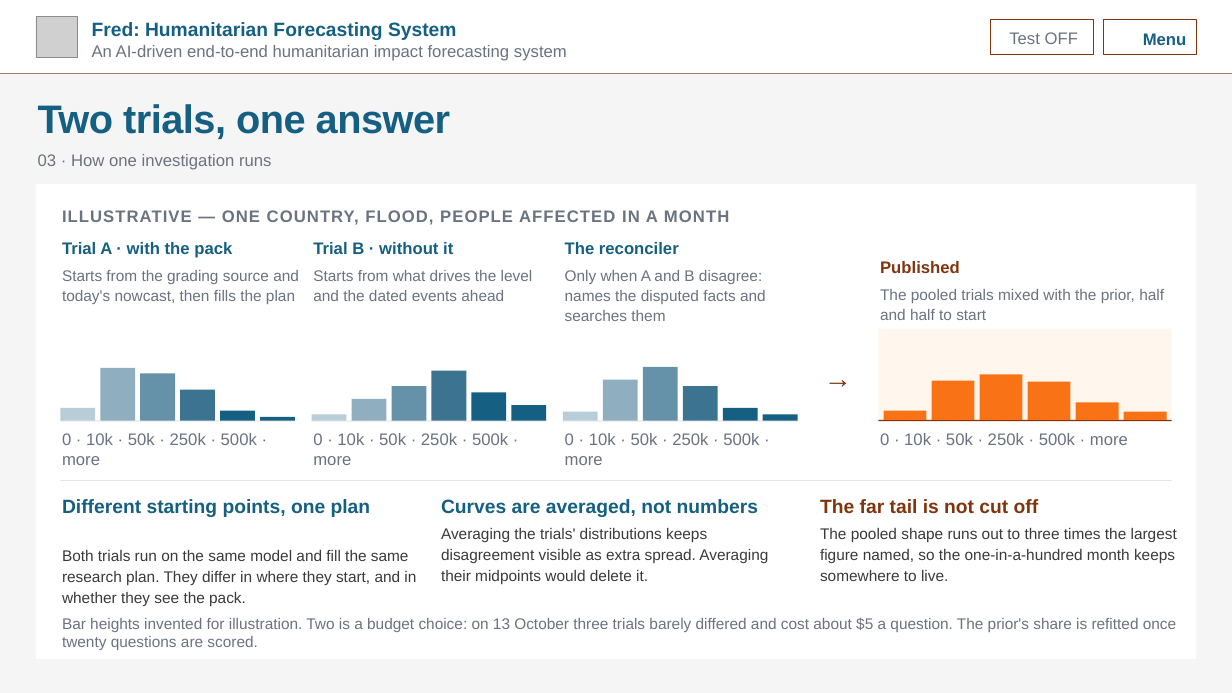
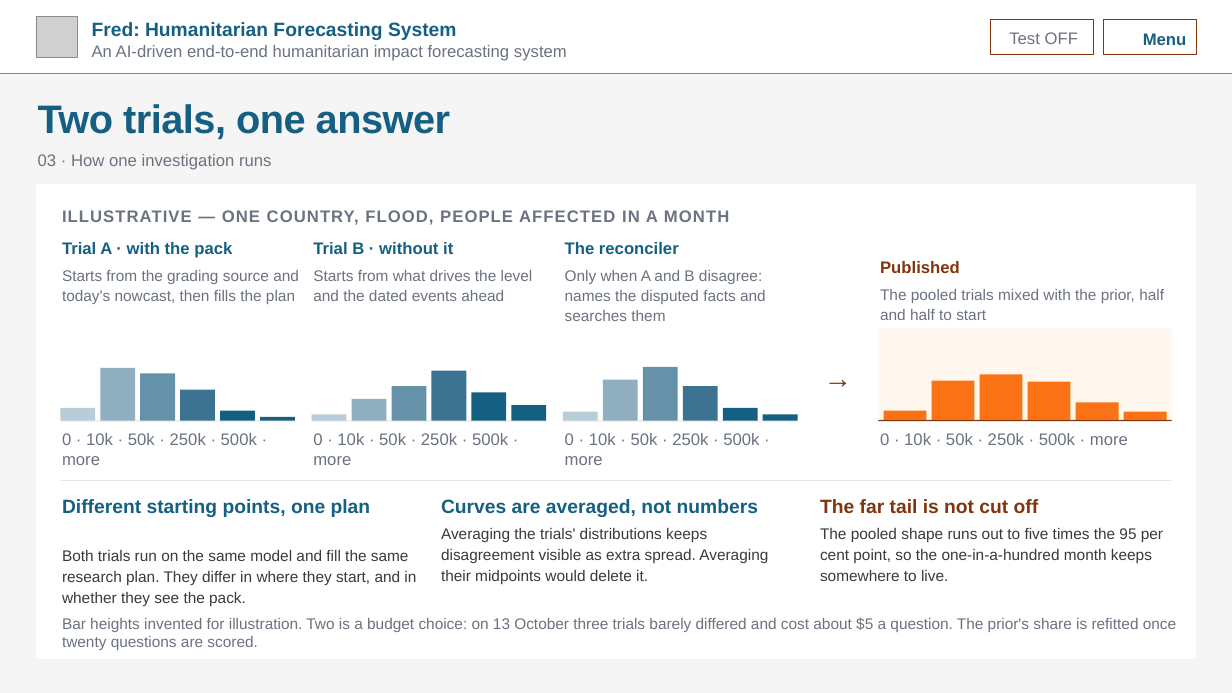
Before and after one commit to kwyjad/Pythia, a slide deck: slide 7 of docs/decks/4_sibyl.pptx. Drawn at 1232x693 pixels with LibreOffice and Linux fonts; fonts in the diff are those of the drawing; grey boxes stand for pictures; background and template pictures are left out. Boxes give left, top, right and bottom in pixels: in the first picture for what was removed or moved away, otherwise in the second. Text is boxed around its words. In the diff, an @@ line names an element or a change of style, - is before the commit and + after.

```diff
--- a/docs/decks/4_sibyl.pptx
+++ b/docs/decks/4_sibyl.pptx
@@ text at (820,528,1163,581): text changed @@
-The pooled shape runs out to three times the largest figure named, so the one-in-a-hundred month keeps somewhere to live.
+The pooled shape runs out to five times the 95 per cent point, so the one-in-a-hundred month keeps somewhere to live.
```
Also in this commit, not shown: 6 other slides changed, 5 other files.
